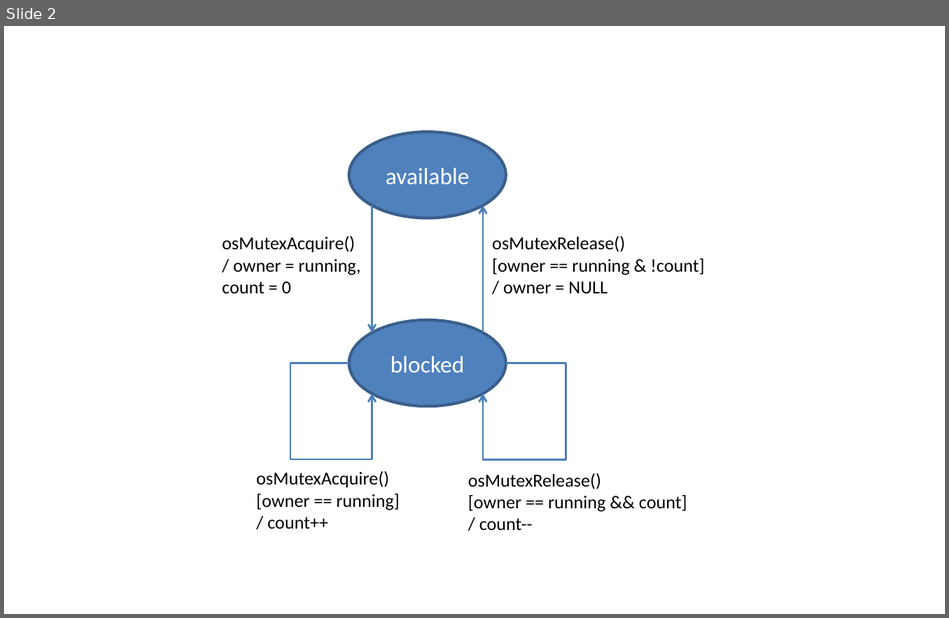
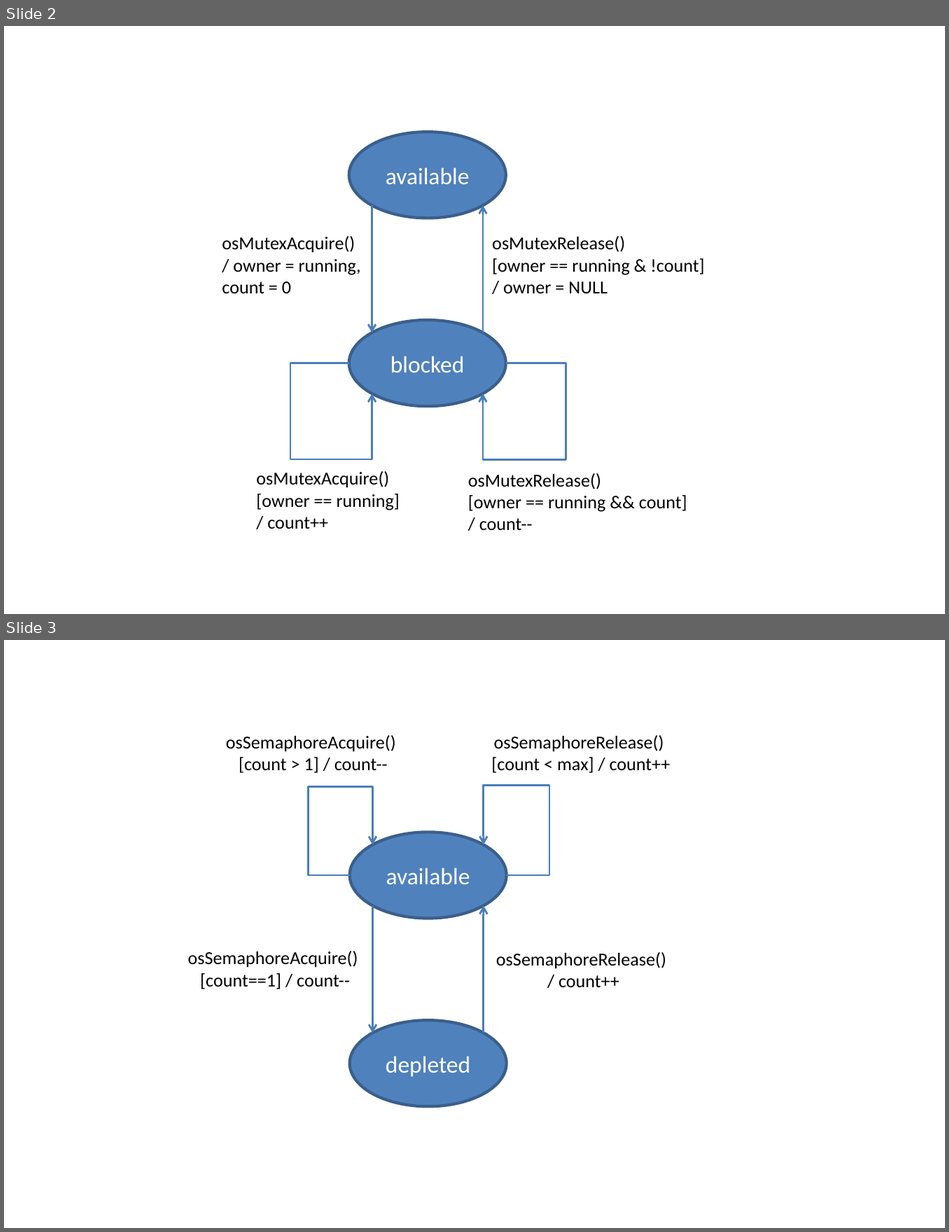
Before and after one commit to JonatanAntoni/CMSIS_6, a slide deck: doxygen/rtos2/src/images/TheoryOfOperation.pptx. Shown one above the other, each under a label of ours: slide 2 before the commit, slides 2 and 3 after it. The pictures are 949x618 and 949x1232 pixels, drawn with LibreOffice and Linux fonts; fonts in the diff are those of the drawing. Boxes give left, top, right and bottom in pixels: in the first picture for what was removed or moved away, otherwise in the second. Text is boxed around its words. In the diff, an @@ line names an element or a change of style, - is before the commit and + after.

Commit message:
Enhanced, fixed and unified CMSIS-RTOS2 Semaphore documentation.

```diff
--- a/doxygen/rtos2/src/images/TheoryOfOperation.pptx
+++ b/doxygen/rtos2/src/images/TheoryOfOperation.pptx
@@ slide 3 added at bbox=[4, 640, 945, 1228], background #FFFFFF @@
@@ text added at bbox=[226, 735, 396, 773], 14 pt, text #000000 @@
+osSemaphoreAcquire()
+[count > 1] / count--
@@ text added at bbox=[491, 735, 670, 773], 14 pt, text #000000 @@
+osSemaphoreRelease()
+[count < max] / count++
@@ elbow arrow added from (507, 875) to (483, 845), #4B7EBC 1.5 pt @@
@@ elbow arrow added from (349, 875) to (373, 845), #4B7EBC 1.5 pt @@
@@ ellipse added at bbox=[349, 832, 507, 919], fill #4F81BD, outline #3A5F8C 2.25 pt, 18 pt, text #FFFFFF @@
+available
@@ arrow added from (373, 905) to (373, 1033), #4B7EBC 1.5 pt @@
@@ arrow added from (483, 1033) to (483, 905), #4B7EBC 1.5 pt @@
@@ text added at bbox=[188, 951, 358, 989], 14 pt, text #000000 @@
+osSemaphoreAcquire()
+[count==1] / count--
@@ text added at bbox=[496, 952, 666, 987], 14 pt, text #000000 @@
+osSemaphoreRelease()
+/ count++
@@ ellipse added at bbox=[349, 1020, 507, 1107], fill #4F81BD, outline #3A5F8C 2.25 pt, 18 pt, text #FFFFFF @@
+depleted
```
Also in this commit, not shown: 2 other files.
